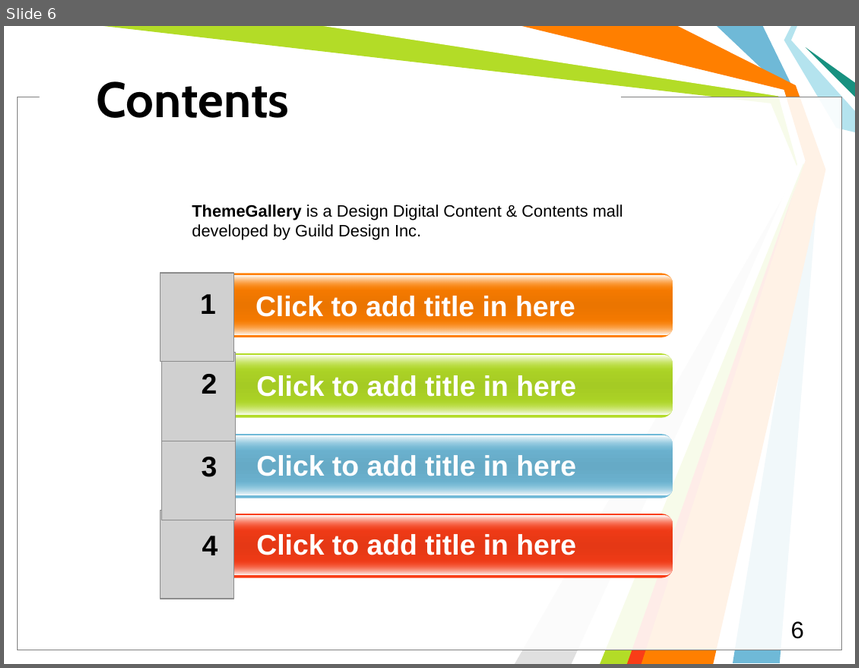
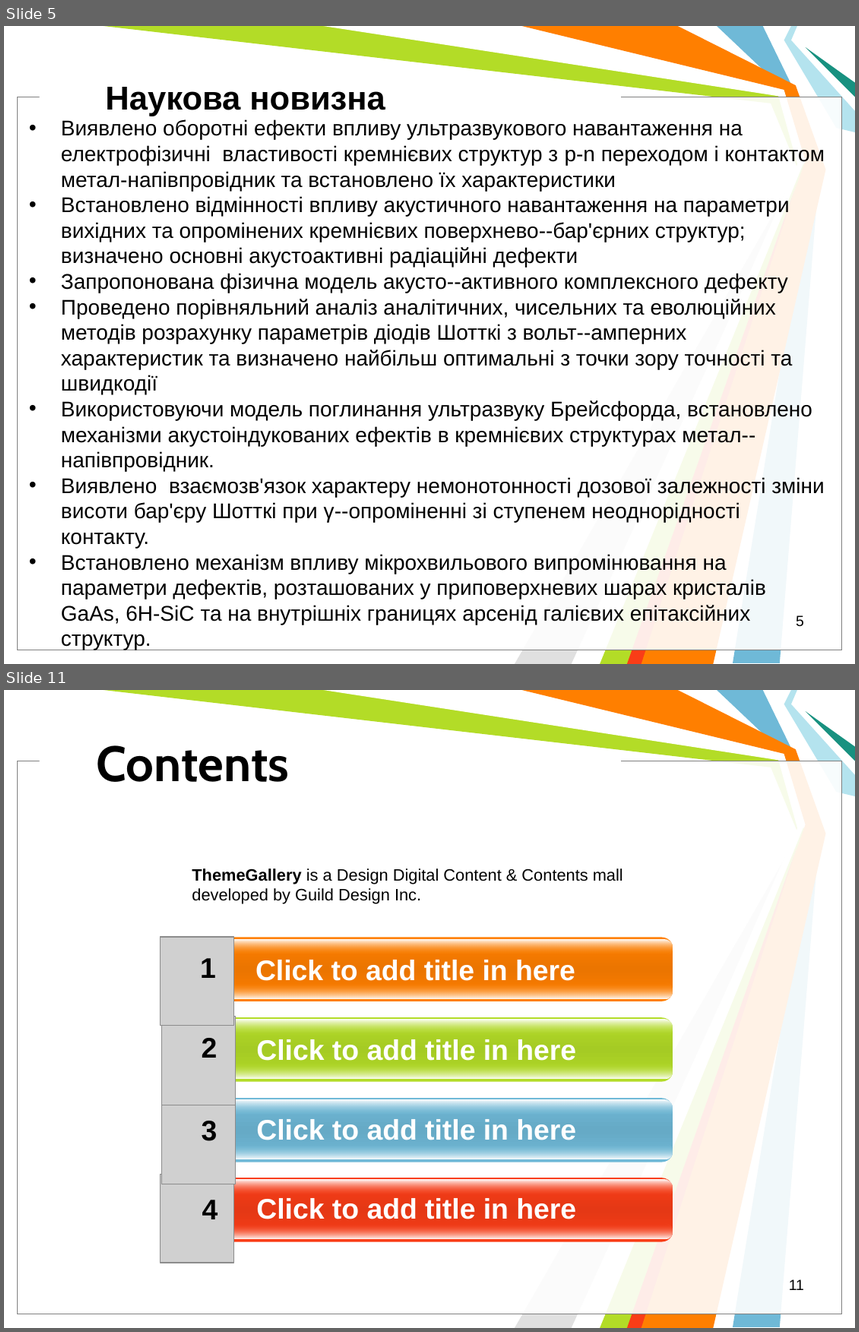
Before and after one commit to l432/Disser, a slide deck: Help/Dopovid/Olikh.ppt. Shown one above the other, each under a label of ours: slide 6 before the commit, slides 5 and 11 after it; the slides between them are not shown. The pictures are 859x668 and 859x1332 pixels, drawn with LibreOffice and Linux fonts; fonts in the diff are those of the drawing; grey boxes stand for pictures; background and template pictures are left out. Boxes give left, top, right and bottom in pixels: in the first picture for what was removed or moved away, otherwise in the second. Text is boxed around its words. In the diff, an @@ line names an element or a change of style, - is before the commit and + after.

```diff
--- a/Help/Dopovid/Olikh.ppt
+++ b/Help/Dopovid/Olikh.ppt
@@ slide 5 added at box(4, 26, 855, 664), background #FFFFFF; not listed: 11 template elements that a slide beside it also shows @@
@@ text added at box(105, 87, 385, 116), 28 pt, text #000000, bold @@
+Наукова новизна
@@ text added at box(61, 119, 825, 651), 18 pt, text #000000 @@
+• Виявлено оборотні ефекти впливу ультразвукового навантаження на електрофізичні властивості кремнієвих структур з p-n переходом і контактом метал-напівпровідник та встановлено їх характеристики
+• Встановлено відмінності впливу акустичного навантаження на параметри вихідних та опромінених кремнієвих поверхнево--бар'єрних структур; визначено основні акустоактивні радіаційні дефекти
+• Запропонована фізична модель акусто--активного комплексного дефекту
+• Проведено порівняльний аналіз аналітичних, чисельних та еволюційних методів розрахунку параметрів діодів Шотткі з вольт--амперних характеристик та визначено найбільш оптимальні з точки зору точності та швидкодії
+• Використовуючи модель поглинання ультразвуку Брейсфорда, встановлено механізми акустоіндукованих ефектів в кремнієвих структурах метал--напівпровідник.
+• Виявлено взаємозв'язок характеру немонотонності дозової залежності зміни висоти бар'єру Шотткі при γ--опроміненні зі ступенем неоднорідності контакту.
+• Встановлено механізм впливу мікрохвильового випромінювання на параметри дефектів, розташованих у приповерхневих шарах кристалів GaAs, 6H-SiC та на внутрішніх границях арсенід галієвих епітаксійних структур.
@@ page number added at box(796, 616, 804, 627), 12.5 pt, text #000000 @@
+5
@@ what was slide 6 is now slide 11 @@
@@ page number at box(789, 1280, 804, 1290): text changed; size 20 to 12.5 pt @@
-6
+11
```
Also in this commit, not shown: 11 slides changed, 6 other slides added, 2 slides removed, 9 other files.
